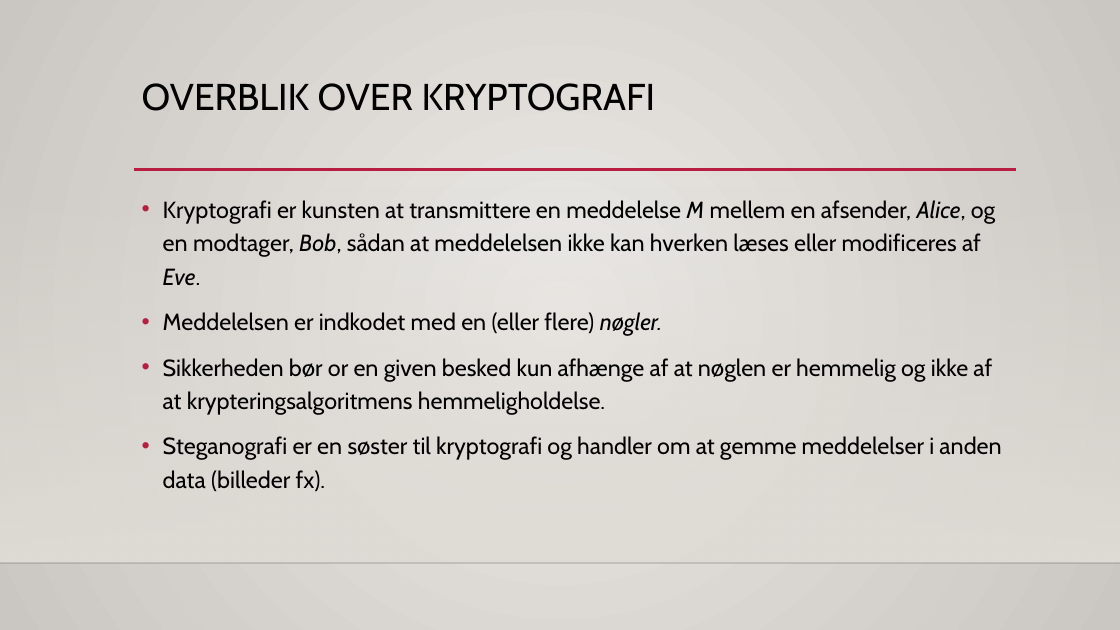
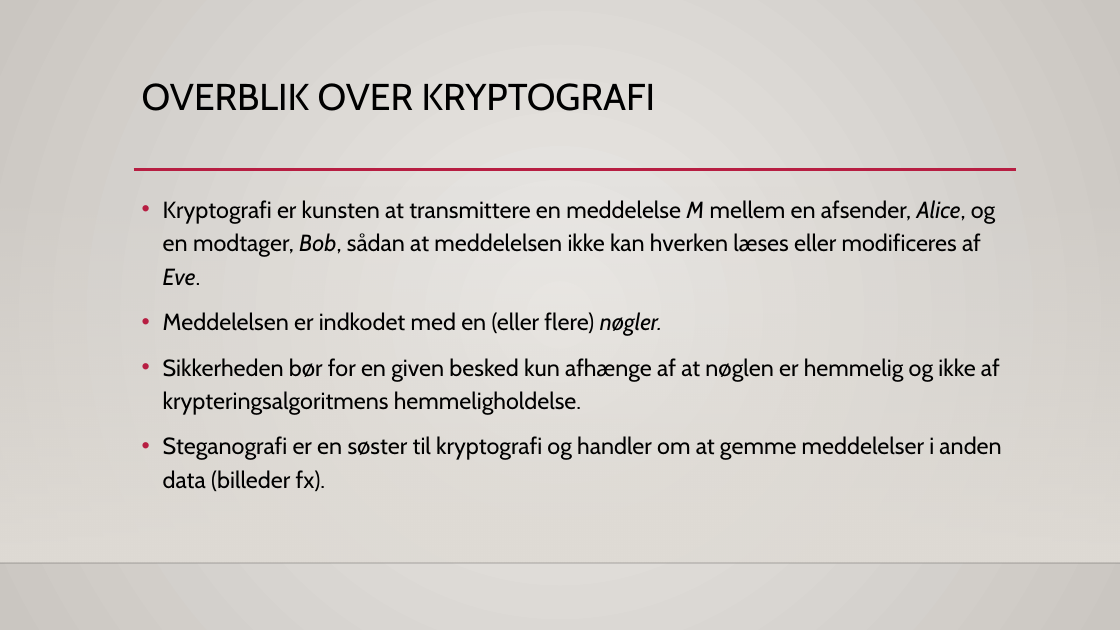
Before and after one commit to philipkaare/presentations, a slide deck: slide 3 of Smartlearning.dk/IT-sikkerhed - webinar 2.pptx. Drawn at 1120x630 pixels with LibreOffice and Linux fonts; fonts in the diff are those of the drawing; background and template pictures are left out. Boxes give left, top, right and bottom in pixels: in the first picture for what was removed or moved away, otherwise in the second. Text is boxed around its words. In the diff, an @@ line names an element or a change of style, - is before the commit and + after.

```diff
--- a/Smartlearning.dk/IT-sikkerhed - webinar 2.pptx
+++ b/Smartlearning.dk/IT-sikkerhed - webinar 2.pptx
@@ text at (163, 358, 1000, 415): text changed @@
-• Sikkerheden bør or en given besked kun afhænge af at nøglen er hemmelig og ikke af at krypteringsalgoritmens hemmeligholdelse.
+• Sikkerheden bør for en given besked kun afhænge af at nøglen er hemmelig og ikke af krypteringsalgoritmens hemmeligholdelse.
```
Also in this commit, not shown: 4 other slides changed, 1 slide removed, 3 other files.
